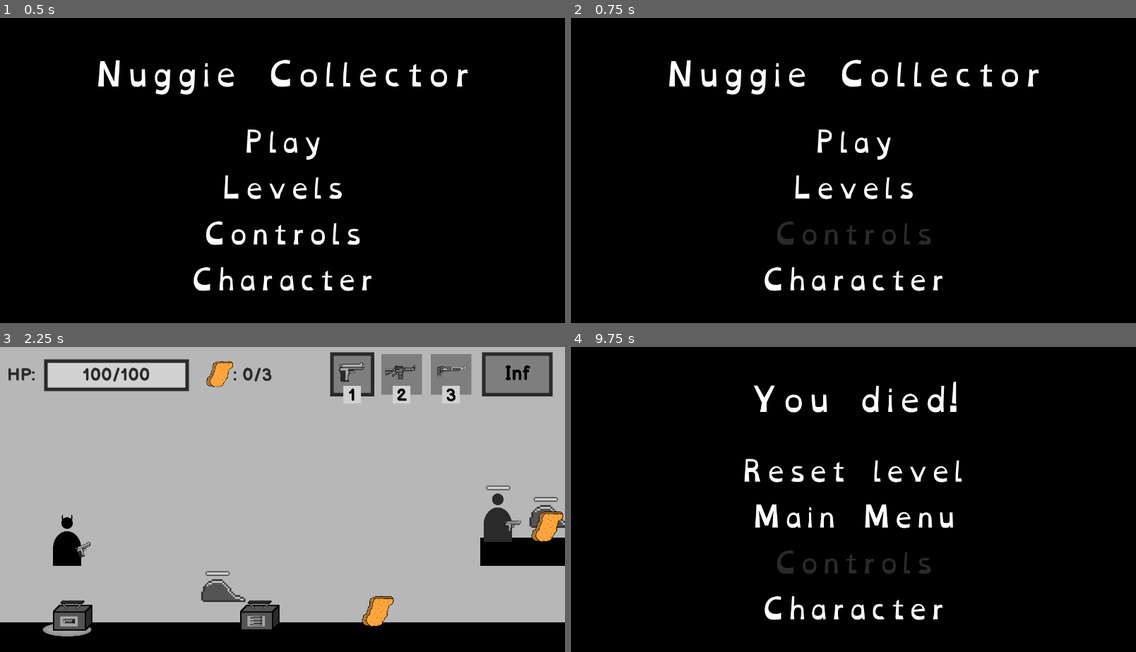
Above: before the commit, frames 1-4 (two rows, left to right).
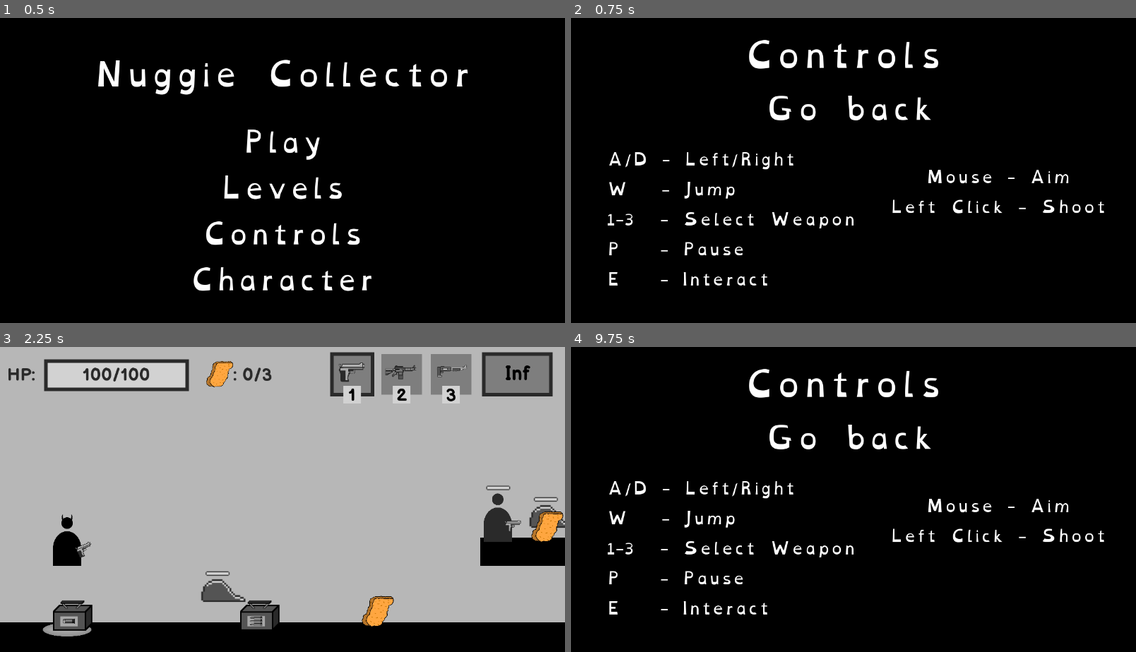
Above: after the commit, the same moments.

Repository: BesterCoder/nuggie-collector
Game: Godot game, scene res://menus/main/MainMenu.tscn
Same seed, same stepped clock (60 frames per second), same inputs: the game is played once before the commit and once after it.
Inputs (mouse positions are in pixels of both pictures, inside the frame that each line leads up to):
- Up to frame 1 (0.5 s): no input
- Up to frame 2 (0.75 s): click "Controls" at 0.5 s
- Up to frame 3 (2.25 s): click (276, 438) at 1.25 s, where only the run after the commit has a clickable "Go back"; click "Play" at 2 s
- Up to frame 4 (9.75 s): move the mouse to (977, 490) at 2.77 s; hold E (interact) 2.78-3.53 s; hold D (move_right) 2.78-4.28 s; tap W (jump) at 3.02, 3.77, 5.27, 6.02, 6.77, 8.27, 9.02 s; move the mouse to (740, 520) at 3.52 s; click (740, 520) at 3.6 s; move the mouse to (910, 435) at 4.27 s; hold A (move_left) 4.28-5.03 s; tap 1 (select_pistol) at 4.35, 8.1 s; move the mouse to (825, 569) at 5.02 s; hold D (move_right) 5.03-6.53 s; tap 2 (select_rifle) at 5.1, 8.85 s; move the mouse to (1023, 554) at 5.77 s; tap 3 (select_shotgun) at 5.85 s; move the mouse to (684, 456) at 6.52 s; hold A (move_left) 6.53-7.28 s; tap E (interact) at 6.6 s; move the mouse to (881, 505) at 7.27 s; press the mouse at (881, 505) at 7.28 s; hold D (move_right) 7.28-8.03 s; move the mouse to (768, 426) at 8.02 s; release the mouse at (768, 426) at 8.03 s; hold A (move_left) 8.03-9.5 s; move the mouse to (977, 490) at 8.77 s; click "Controls" at 9.5 s

Frame 1 is identical in both runs. In frame 2, 6.8% of the frame differs, in the area x 6-95%, y 7-90%; in frame 3, nothing differs; in frame 4, 6.8%.

Commit message:
CharacterControls can now be opened everywhere

Diff:
--- a/autoload/SceneLoader.gd
+++ b/autoload/SceneLoader.gd
@@ -25,6 +25,9 @@
 
 func load_level_menu():
 	load_scene("res://menus/level/LevelList.tscn")
+
+func load_control_menu():
+	load_scene("res://menus/character/CharacterControl.tscn")
 
 func load_level_complete():
 	load_scene("res://menus/level/LevelComplete.tscn")
--- /dev/null
+++ b/menus/character/CharacterControl.gd
@@ -0,0 +1,5 @@
+extends Control
+
+
+func _on_back_pressed():
+	SceneLoader.load_previous_scene()
--- a/menus/character/DeadPlayer.gd
+++ b/menus/character/DeadPlayer.gd
@@ -13,3 +13,7 @@
 
 func _on_menu_pressed():
 	SceneLoader.load_main_menu()
+
+
+func _on_controls_pressed():
+	SceneLoader.load_control_menu()
--- a/menus/character/DeadPlayer.tscn
+++ b/menus/character/DeadPlayer.tscn
@@ -108,3 +108,4 @@
 [connection signal="pressed" from="Reset" to="." method="_on_reset_pressed"]
 [connection signal="pressed" from="Character" to="." method="_on_character_pressed"]
 [connection signal="pressed" from="Menu" to="." method="_on_menu_pressed"]
+[connection signal="pressed" from="Controls" to="." method="_on_controls_pressed"]
--- a/menus/level/LevelComplete.gd
+++ b/menus/level/LevelComplete.gd
@@ -36,3 +36,7 @@
 	_complete_level()
 	SceneLoader.load_scene(Level.next_scene())
 	GameTimer.start_level()
+
+
+func _on_controls_pressed():
+	SceneLoader.load_control_menu()
--- a/menus/level/LevelComplete.tscn
+++ b/menus/level/LevelComplete.tscn
@@ -147,3 +147,4 @@
 [connection signal="pressed" from="Buttons/Next" to="." method="_on_next_pressed"]
 [connection signal="pressed" from="Buttons/Character" to="." method="_on_character_pressed"]
 [connection signal="pressed" from="Buttons/Menu" to="." method="_on_menu_pressed"]
+[connection signal="pressed" from="Buttons/Controls" to="." method="_on_controls_pressed"]
--- a/menus/main/MainMenu.gd
+++ b/menus/main/MainMenu.gd
@@ -12,3 +12,7 @@
 
 func _on_levels_pressed():
 	SceneLoader.load_level_menu()
+
+
+func _on_controls_pressed():
+	SceneLoader.load_control_menu()
--- a/menus/main/MainMenu.tscn
+++ b/menus/main/MainMenu.tscn
@@ -108,3 +108,4 @@
 [connection signal="pressed" from="Play" to="." method="_on_play_pressed"]
 [connection signal="pressed" from="Character" to="." method="_on_character_pressed"]
 [connection signal="pressed" from="Levels" to="." method="_on_levels_pressed"]
+[connection signal="pressed" from="Controls" to="." method="_on_controls_pressed"]
